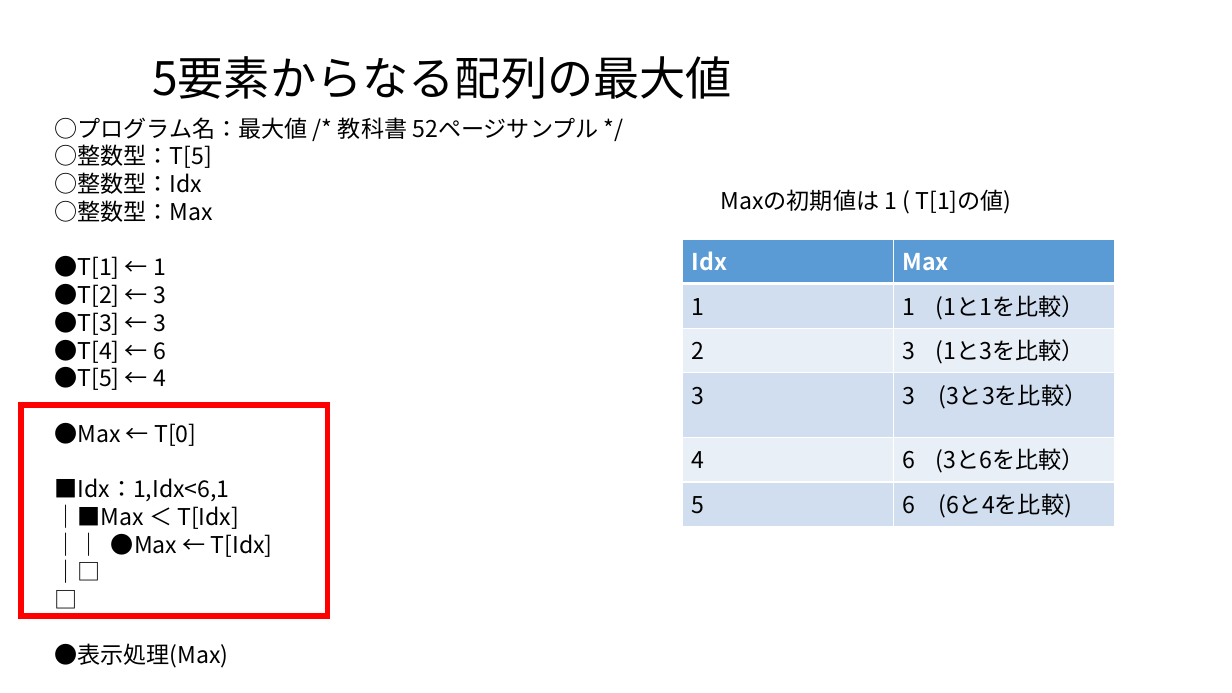
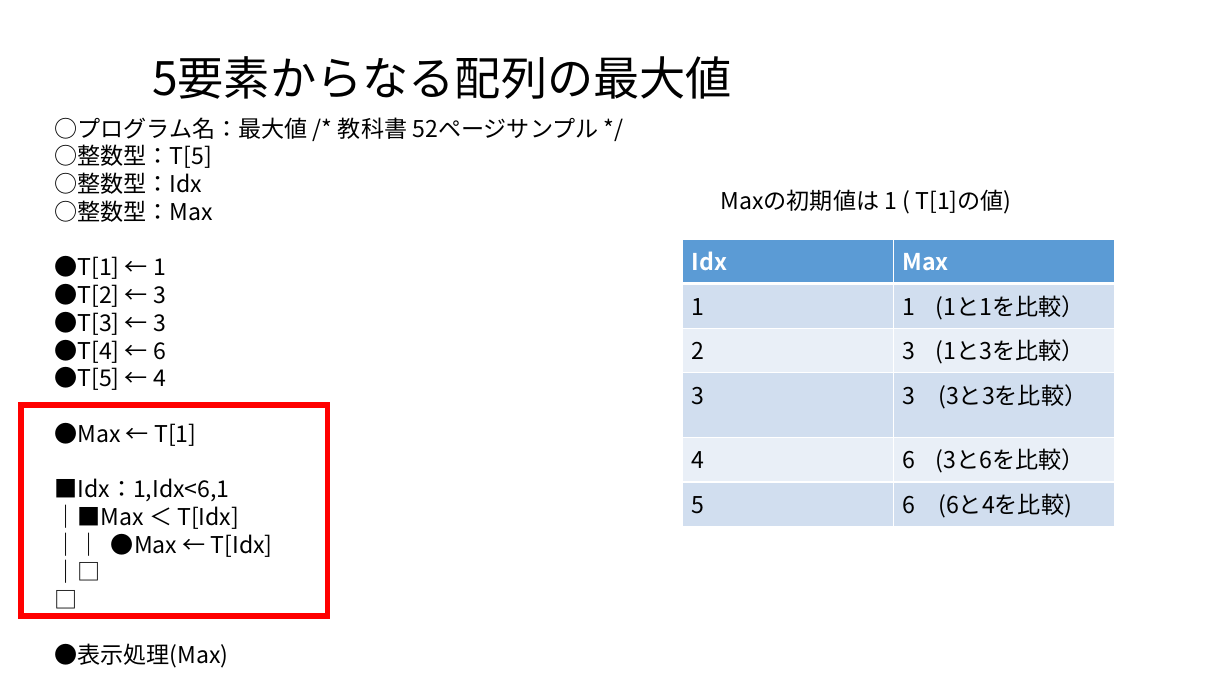
Before and after one commit to masakage/algorithm, a slide deck: slide 3 of docs/第8回最大値最小値を求めるアルゴリズム.pptx. Drawn at 1232x693 pixels with LibreOffice and Linux fonts; fonts in the diff are those of the drawing. Boxes give left, top, right and bottom in pixels: in the first picture for what was removed or moved away, otherwise in the second. Text is boxed around its words. In the diff, an @@ line names an element or a change of style, - is before the commit and + after.

```diff
--- a/docs/第8回最大値最小値を求めるアルゴリズム.pptx
+++ b/docs/第8回最大値最小値を求めるアルゴリズム.pptx
@@ text at box(54, 423, 196, 446): text changed @@
-●Max ← T[0]
+●Max ← T[1]
```
Also in this commit, not shown: 1 other slide changed, 4 other files.
